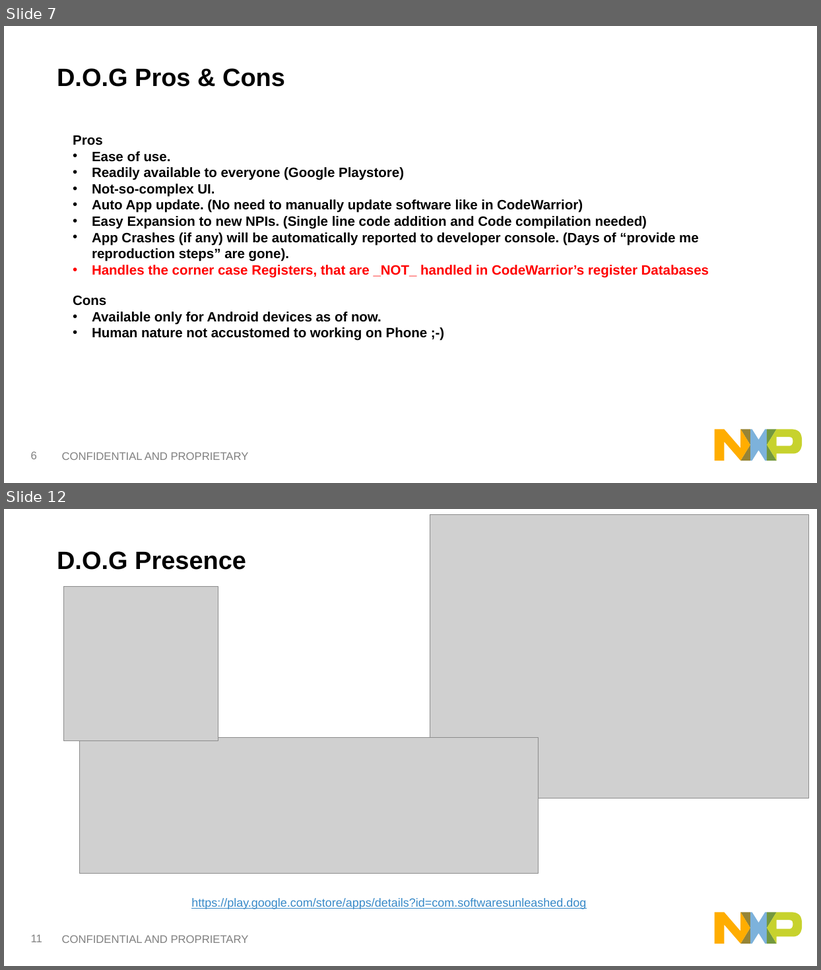
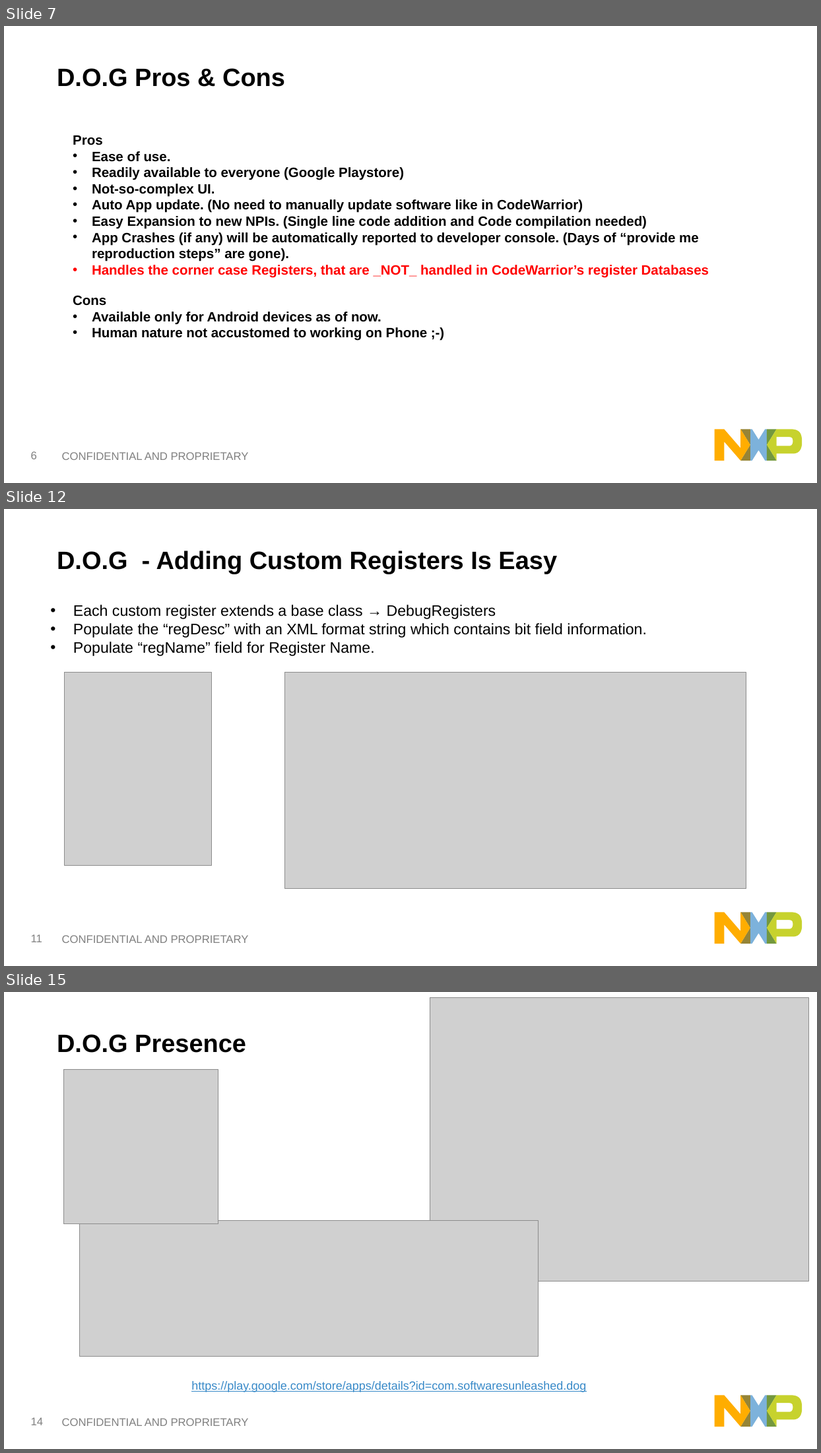
Before and after one commit to softwaresunleashed/dog, a slide deck: demo_artifacts/DOG-DebugOnGo.pptx. Shown one above the other, each under a label of ours: slides 7 and 12 before the commit, slides 7, 12 and 15 after it; the slides between them are not shown. The pictures are 821x970 and 821x1453 pixels, drawn with LibreOffice and Linux fonts; fonts in the diff are those of the drawing; grey boxes stand for pictures. Boxes give left, top, right and bottom in pixels: in the first picture for what was removed or moved away, otherwise in the second. Text is boxed around its words. In the diff, an @@ line names an element or a change of style, - is before the commit and + after.

Commit message:
Demo PPT updaed with another know issue of Multiple Entries in  CW DB for same Register Address

```diff
--- a/demo_artifacts/DOG-DebugOnGo.pptx
+++ b/demo_artifacts/DOG-DebugOnGo.pptx
@@ slide 12 added at (4, 509, 817, 966), background #FFFFFF; not listed: 7 template elements that a slide beside it also shows @@
@@ text added at (57, 551, 557, 574), 29.6 pt, text #000000, bold @@
+D.O.G - Adding Custom Registers Is Easy
@@ text added at (73, 605, 647, 656), 18 pt, text #000000 @@
+• Each custom register extends a base class → DebugRegisters
+• Populate the “regDesc” with an XML format string which contains bit field information.
+• Populate “regName” field for Register Name.
@@ picture added at (65, 673, 212, 866) @@
@@ picture added at (285, 673, 746, 889) @@
@@ what was slide 12 is now slide 15 @@
@@ page number at (31, 1418, 44, 1426): text changed @@
-11
+14
```
Also in this commit, not shown: 3 slides changed, 2 other slides added.
